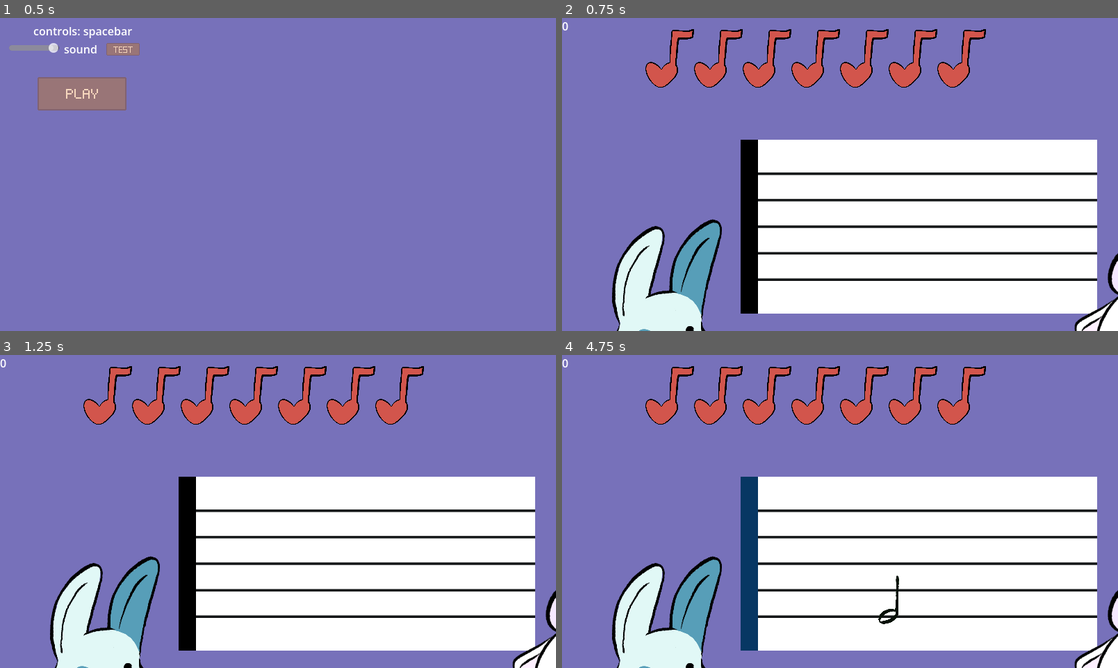
Above: before the commit, frames 1-4 (two rows, left to right).
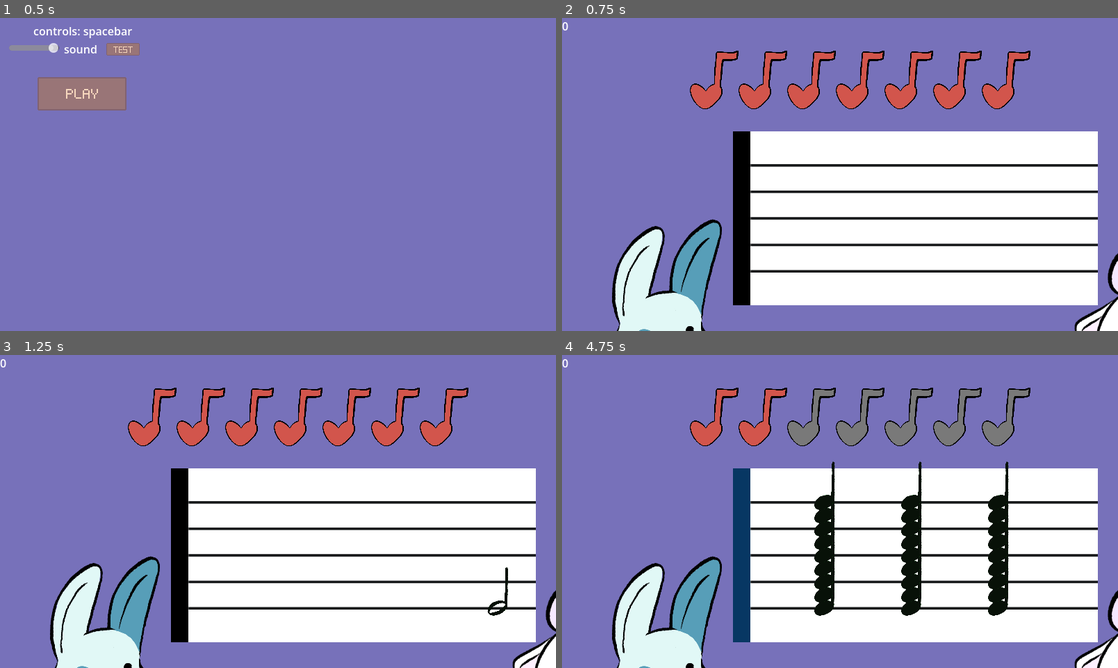
Above: after the commit, the same moments.

Repository: TuxieNight/GameDesignProject2
Game: Godot game, scene res://Scenes/Menu.tscn
The game is run twice, just before and just after one commit, with the same random seed, the same clock (stepped at 60 frames per second) and the same inputs. Sound files missing from this copy of the repository are replaced by a short silence.
Inputs (mouse positions are in pixels of both pictures, inside the frame that each line leads up to):
- Up to frame 1 (0.5 s): no input
- Up to frame 2 (0.75 s): click (645, 93) at 0.5 s
- Up to frame 3 (1.25 s): no input
- Up to frame 4 (4.75 s): hold Space (left) 2.03-2.78 s; hold Space (left) from 4.28 s (still down)

Frame 1 is identical in both runs. In frame 2, 17% of the frame differs, in the area x 15-97%, y 3-95%; in frame 3, 17%; in frame 4, 21%.

Commit message:
song now plays when note reaches bar; notes now spawn from edge of sheet

Diff:
--- a/Scenes/ArrowButton.tscn
+++ b/Scenes/Bar.tscn
@@ -1,7 +1,7 @@
 [gd_scene format=3 uid="uid://bhyghxnnjv5j3"]
 
 [ext_resource type="SpriteFrames" uid="uid://qvlv6gcox4o0" path="res://Frames/arrow_up_frames.tres" id="1"]
-[ext_resource type="Script" uid="uid://3hh0jd1oq6qa" path="res://Scripts/ArrowButton.gd" id="2"]
+[ext_resource type="Script" uid="uid://3hh0jd1oq6qa" path="res://Scripts/Bar.gd" id="2"]
 
 [sub_resource type="RectangleShape2D" id="1"]
 size = Vector2(8, 4)
@@ -12,7 +12,7 @@
 [sub_resource type="RectangleShape2D" id="3"]
 size = Vector2(8, 24)
 
-[node name="ArrowButton" type="AnimatedSprite2D" unique_id=403500746]
+[node name="Bar" type="AnimatedSprite2D" unique_id=403500746]
 scale = Vector2(0.5, 0.5)
 sprite_frames = ExtResource("1")
 script = ExtResource("2")
--- a/Scenes/Game.tscn
+++ b/Scenes/Game.tscn
@@ -1,21 +1,15 @@
 [gd_scene format=3 uid="uid://d1aom4j4o80rf"]
 
-[ext_resource type="PackedScene" uid="uid://bhyghxnnjv5j3" path="res://Scenes/ArrowButton.tscn" id="1"]
 [ext_resource type="AudioStream" uid="uid://bth1k51g43nor" path="res://Sounds/song.ogg" id="5"]
 [ext_resource type="Script" uid="uid://dfgf7xhulwms0" path="res://Scripts/Game.gd" id="6"]
 [ext_resource type="PackedScene" uid="uid://bbf6mgfsuavgx" path="res://Scenes/HeartContainer.tscn" id="7_2irst"]
-[ext_resource type="PackedScene" uid="uid://bhuqa2yrof2wj" path="res://Scenes/Sheet.tscn" id="7_fgofq"]
 [ext_resource type="PackedScene" uid="uid://bxovw8m3pxnrq" path="res://Scenes/Conductor.tscn" id="8"]
 [ext_resource type="PackedScene" uid="uid://biu6vahw6bwla" path="res://Scenes/Player.tscn" id="8_2irst"]
 [ext_resource type="PackedScene" uid="uid://bo0k2vgkjaifw" path="res://Scenes/Enemy.tscn" id="8_bf53h"]
+[ext_resource type="PackedScene" uid="uid://sf6g6xev5qy0" path="res://Scenes/PlayableSheet.tscn" id="9_bf53h"]
 
 [node name="Game" type="Node2D" unique_id=897590322]
 script = ExtResource("6")
-
-[node name="ArrowUp" parent="." unique_id=37333427 instance=ExtResource("1")]
-z_index = 1
-position = Vector2(270, 300)
-input = "up"
 
 [node name="Label" type="Label" parent="." unique_id=2052336268]
 text = "0"
@@ -37,18 +31,23 @@
 position = Vector2(188, 454)
 scale = Vector2(0.5, 0.5)
 
-[node name="Sheet" parent="." unique_id=515930846 instance=ExtResource("7_fgofq")]
-position = Vector2(270, 300)
-
 [node name="HeartContainer" parent="." unique_id=1367501383 instance=ExtResource("7_2irst")]
-offset_left = 153.0
-offset_top = 58.0
-offset_right = 153.0
-offset_bottom = 58.0
+offset_left = 217.0
+offset_top = 89.0
+offset_right = 217.0
+offset_bottom = 89.0
 
 [node name="Enemy" parent="." unique_id=951707960 instance=ExtResource("8_bf53h")]
 position = Vector2(937, 423)
 scale = Vector2(0.6, 0.6)
 
+[node name="PlayableSheet" parent="." unique_id=1095358049 instance=ExtResource("9_bf53h")]
+position = Vector2(259, 288)
+
+[node name="Bar" parent="PlayableSheet" index="0" unique_id=403500746 node_paths=PackedStringArray("game")]
+game = NodePath("../..")
+
 [connection signal="beat" from="Conductor" to="." method="_on_Conductor_beat"]
 [connection signal="measure" from="Conductor" to="." method="_on_Conductor_measure"]
+
+[editable path="PlayableSheet"]
--- a/Scenes/Note.tscn
+++ b/Scenes/Note.tscn
@@ -8,6 +8,7 @@
 size = Vector2(31, 25)
 
 [node name="Note" type="Area2D" unique_id=974388935 groups=["note"]]
+z_index = 15
 script = ExtResource("4")
 
 [node name="AnimatedSprite" type="AnimatedSprite2D" parent="." unique_id=857260906]
--- /dev/null
+++ b/Scenes/PlayableSheet.tscn
@@ -0,0 +1,13 @@
+[gd_scene format=3 uid="uid://sf6g6xev5qy0"]
+
+[ext_resource type="PackedScene" uid="uid://bhyghxnnjv5j3" path="res://Scenes/Bar.tscn" id="1_wjxwv"]
+[ext_resource type="PackedScene" uid="uid://bhuqa2yrof2wj" path="res://Scenes/Sheet.tscn" id="2_rwvgw"]
+
+[node name="PlayableSheet" type="Node2D" unique_id=1095358049]
+
+[node name="Bar" parent="." unique_id=403500746 instance=ExtResource("1_wjxwv")]
+z_index = 1
+input = "spacebar"
+
+[node name="Sheet" parent="." unique_id=515930846 instance=ExtResource("2_rwvgw")]
+position = Vector2(12, 0)
--- a/Scripts/ArrowButton.gd
+++ b/Scripts/Bar.gd
@@ -8,9 +8,13 @@
 var good := false
 var okay := false
 
+@export var game: Node
 @export var input := ""
 
 func _unhandled_input(event):
+	if game == null:
+		return
+
 	# --- PRESS ---
 	if event.is_action_pressed(input, false):
 		frame = 1
@@ -19,7 +23,7 @@
 			_handle_note_hits()
 		else:
 			# No note in lane
-			get_parent().increment_score(0)
+			game.increment_score(0)
 
 	# --- RELEASE ---
 	if event.is_action_released(input):
@@ -41,7 +45,7 @@
 func _handle_note_hits():
 	for note in notes_in_lane:
 		var score := _get_timing_score()
-		get_parent().increment_score(score)
+		game.increment_score(score)
 
 		if note.is_hold:
 			note.register_initial_hit(score)
--- a/Scripts/Conductor.gd
+++ b/Scripts/Conductor.gd
@@ -2,6 +2,7 @@
 
 @export var bpm := 100
 @export var measures := 4
+var playing_audio := false
 
 # Tracking the beat and song position
 var song_position = 0.0
@@ -21,15 +22,10 @@
 func _ready():
 	sec_per_beat = 60.0 / bpm
 
-
-
-func _physics_process(_delta):
-	if playing:
-		song_position = get_playback_position() + AudioServer.get_time_since_last_mix()
-		song_position -= AudioServer.get_output_latency()
-		song_position_in_beats = int(floor(song_position / sec_per_beat)) + beats_before_start
-		_report_beat()
-
+func _physics_process(delta):
+	song_position += delta
+	song_position_in_beats = int(floor(song_position / sec_per_beat)) + beats_before_start
+	_report_beat()
 
 func _report_beat():
 	if last_reported_beat < song_position_in_beats:
@@ -68,7 +64,4 @@
 		$StartTimer.wait_time = $StartTimer.wait_time - (AudioServer.get_time_to_next_mix() +
 														AudioServer.get_output_latency())
 		$StartTimer.start()
-	else:
-		play()
-		$StartTimer.stop()
 	_report_beat()
--- a/Scripts/Game.gd
+++ b/Scripts/Game.gd
@@ -1,4 +1,6 @@
 extends Node2D
+
+@export var beats_visible := 4.0
 
 var max_health := 7
 var player_health := max_health
@@ -17,11 +19,7 @@
 var song_position = 0.0
 var song_position_in_beats = 0
 var last_spawned_beat = 0
-
-var spawn_1_beat = 0
-var spawn_2_beat = 0
-var spawn_3_beat = 1
-var spawn_4_beat = 0
+var first_note_time
 
 var lane = 0
 var rand = 0
@@ -54,7 +52,7 @@
 
 	sec_per_beat = 60.0 / chart.bpm
 	$Conductor.bpm = chart.bpm
-	$Conductor.play_with_beat_offset(8)
+	$Conductor.song_position = -beats_visible * sec_per_beat
 
 	next_note = chart.get_next_note()
 
@@ -67,15 +65,28 @@
 
 func _physics_process(delta):
 	var song_time = $Conductor.song_position
+	var first_note = chart.notes[0]
+	var first_beat = first_note["beat"]
+	first_note_time = first_beat * sec_per_beat + chart.offset
+
+
+	if song_time >= first_note_time and !$Conductor.playing_audio:
+		$Conductor.play()
+		$Conductor.playing_audio = true
 
 	while next_note != null:
 		var beat = next_note["beat"]
 		var note_time = beat * sec_per_beat + chart.offset
 
-		if song_time >= note_time:
+		var travel_time = beats_visible * sec_per_beat
+		var spawn_time = note_time - travel_time
+
+
+		if song_time >= spawn_time:
 			_spawn_chart_note(
 				next_note["note"],
-				next_note["duration"]
+				next_note["duration"],
+				note_time
 			)
 
 			chart.advance()
@@ -84,17 +95,20 @@
 			break
 
 
-func _spawn_chart_note(lane, duration):
+func _spawn_chart_note(lane, duration, note_time):
 	var duration_beats = duration_to_beats(duration, chart.beat_unit)
 	var instance = note.instantiate()
 	instance.initialize(
+		self,
 		lane,
 		duration_beats,
 		sec_per_beat,
-		$Conductor.song_position,
-		$Conductor
+		note_time,
+		$Conductor,
+		$PlayableSheet/Bar,
+		beats_visible
 	)
-	add_child(instance)
+	$PlayableSheet.add_child(instance)
 
 
 func increment_score(by):
--- a/Scripts/Note.gd
+++ b/Scripts/Note.gd
@@ -1,30 +1,22 @@
 extends Area2D
+
+@export var beats_visible := 4.0
 
 # --- HORIZONTAL NOTE HIGHWAY ---
 const staffWidth := 200
 const staffHeight := 157
-const TARGET_X := 270
-const SPAWN_X := TARGET_X + staffWidth
-const DIST_TO_TARGET := SPAWN_X - TARGET_X
-const noteY = 300 - staffHeight
-const noteSpacing = 19
+
+var TARGET_X := 0
+var DIST_TO_TARGET = staffWidth * 2.5
+var SPAWN_X = TARGET_X + DIST_TO_TARGET
+var noteY = -staffHeight
+var noteSpacing = 19
+var note_time
+
 
 # --- TREBLE STAFF LANES (adjust Y values to match your scene) ---
-const STAFF_LANES := {
-	"C4": noteSpacing*13 + noteY,
-	"D4": noteSpacing*12 + noteY,
-	"E4": noteSpacing*11 + noteY,
-	"F4": noteSpacing*10 + noteY,
-	"G4": noteSpacing*9 + noteY,
-	"A4": noteSpacing*8 + noteY,
-	"B4": noteSpacing*7 + noteY,
-	"C5": noteSpacing*6 + noteY,
-	"D5": noteSpacing*5 + noteY,
-	"E5": noteSpacing*4 + noteY,
-	"F5":  noteSpacing*3 + noteY,
-	"G5":  noteSpacing*2 + noteY,
-	"A5":  noteSpacing*1 + noteY
-}
+var STAFF_LANES := { }
+
 const DURATION_TO_FRAME := {
 	1.0: 0,   # quarter
 	2.0: 1,   # half
@@ -47,47 +39,67 @@
 var initial_hit_score := 0
 
 var conductor
+var game: Node
 
 
 func _physics_process(delta):
-	if !hit:
-		position.x -= speed * delta
-		if position.x < TARGET_X:
+	var t = conductor.song_position
+	var time_until_hit = note_time - t
+	position.x = TARGET_X + time_until_hit * speed
+
+	if !hit and time_until_hit < 0:
 			queue_free()
-			get_parent().reset_combo()
-	else:
-		$Node2D.position.x -= speed * delta
+			game.reset_combo()
 
 	if is_hold and is_holding:
 		if conductor.song_position >= hold_end_time - hold_release_window and !eval_hold:
 			finish_hold()
 
 
-func initialize(note_name: String, duration_beats: float, sec_per_beat, spawn_time, conductor_ref):
+func initialize(gameRef, note_name: String, duration_beats: float, sec_per_beat, spawn_time, conductor_ref, bar: Node2D, beats_visible_val):
+	game = gameRef
 	conductor = conductor_ref
+	beats_visible = beats_visible_val
+	note_time = spawn_time
+
+	var travel_time = beats_visible * sec_per_beat
+	speed = DIST_TO_TARGET / travel_time
+
+	STAFF_LANES = {
+		"C4": noteSpacing*13 + noteY,
+		"D4": noteSpacing*12 + noteY,
+		"E4": noteSpacing*11 + noteY,
+		"F4": noteSpacing*10 + noteY,
+		"G4": noteSpacing*9 + noteY,
+		"A4": noteSpacing*8 + noteY,
+		"B4": noteSpacing*7 + noteY,
+		"C5": noteSpacing*6 + noteY,
+		"D5": noteSpacing*5 + noteY,
+		"E5": noteSpacing*4 + noteY,
+		"F5": noteSpacing*3 + noteY,
+		"G5": noteSpacing*2 + noteY,
+		"A5": noteSpacing*1 + noteY
+	}
 
 	# HOLD SETUP
 	hold_duration_beats = duration_beats
-	is_hold = duration_beats > 1.0   # or however you define holds
+	is_hold = duration_beats > 1.0
 	if is_hold:
 		hold_end_time = spawn_time + duration_beats * sec_per_beat
 
-	# --- SET SPRITE BASED ON DURATION ---
+	# SPRITE FRAME
 	if DURATION_TO_FRAME.has(duration_beats):
 		var special = 0
-		if (note_name == "C4" || note_name == "A5"):
+		if note_name == "C4" or note_name == "A5":
 			special += 5
 		$AnimatedSprite.frame = DURATION_TO_FRAME[duration_beats] + special
+
+	# POSITION
+	if STAFF_LANES.has(note_name):
+		position = Vector2(SPAWN_X, STAFF_LANES[note_name])
 	else:
 		printerr("Unknown duration: ", duration_beats)
 
-	# --- SET POSITION BASED ON NOTE NAME ---
-	if STAFF_LANES.has(note_name):
-		position = Vector2(SPAWN_X, STAFF_LANES[note_name])
-	else:
-		printerr("Unknown note name: ", note_name)
-
-	speed = DIST_TO_TARGET / 2.0
 
 
 # --- HOLD LOGIC ---
@@ -100,7 +112,7 @@
 
 func finish_hold():
 	eval_hold = true
-	get_parent().increment_score(3)
+	game.increment_score(3)
 	destroy(initial_hit_score)
 
 
--- a/project.godot
+++ b/project.godot
@@ -51,6 +51,11 @@
 "events": [Object(InputEventKey,"resource_local_to_scene":false,"resource_name":"","device":-1,"window_id":0,"alt_press …(195 unchanged characters)…
 ]
 }
+spacebar={
+"deadzone": 0.2,
+"events": [Object(InputEventKey,"resource_local_to_scene":false,"resource_name":"","device":-1,"window_id":0,"alt_pressed":false,"shift_pressed":false,"ctrl_pressed":false,"meta_pressed":false,"pressed":false,"keycode":0,"physical_keycode":32,"key_label":0,"unicode":32,"location":0,"echo":false,"script":null)
+]
+}
 
 [rendering]
 
Renamed: Scripts/ArrowButton.gd.uid -> Scripts/Bar.gd.uid
